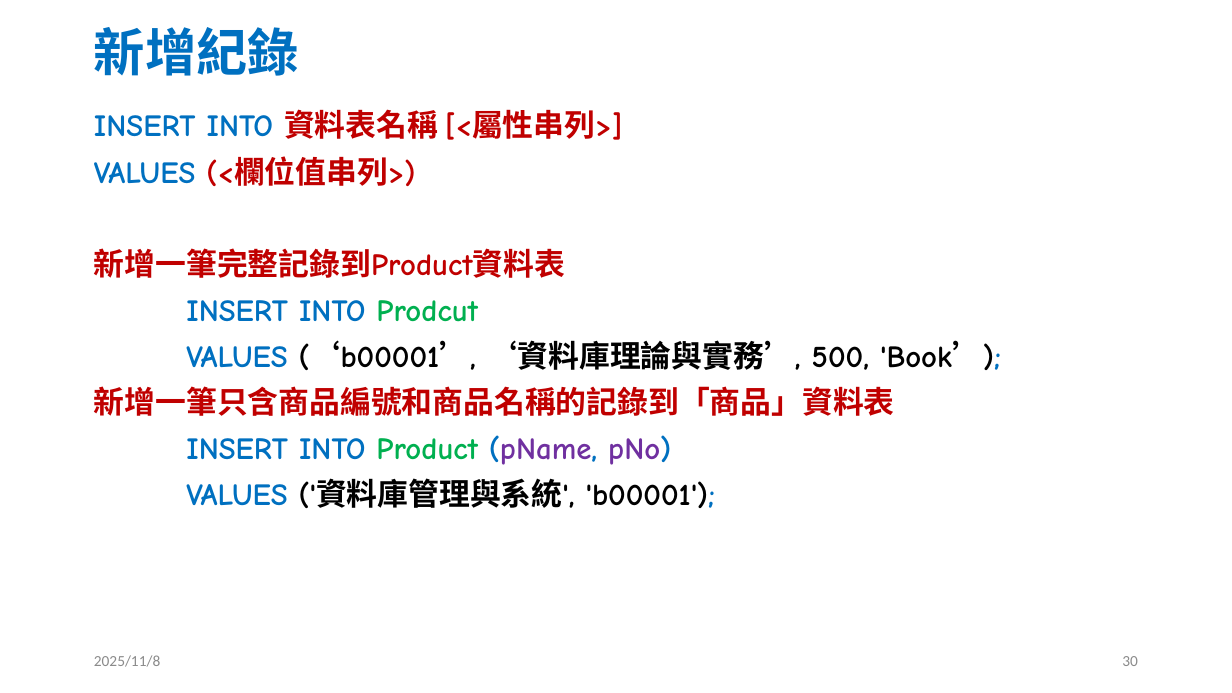
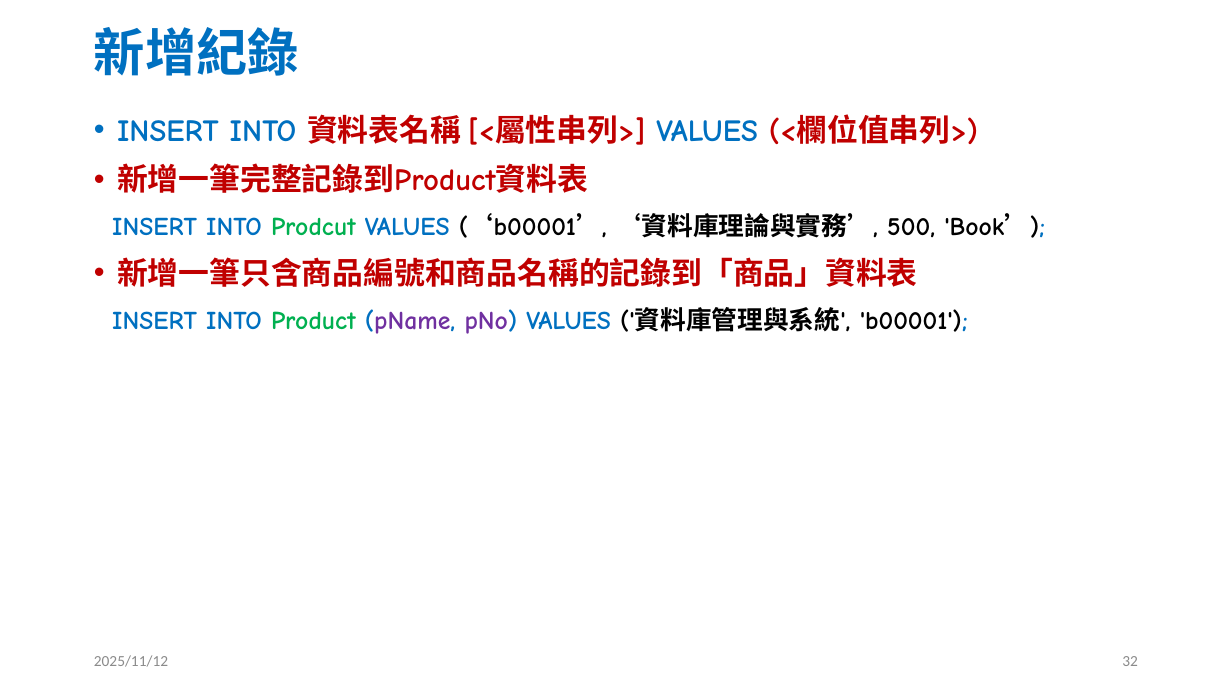
Before and after one commit to jc7qx/2025DB, a slide deck: slide 32 of slides/w10SQL1.pptx (slide 30 before the commit). Drawn at 1232x693 pixels with LibreOffice and Linux fonts; fonts in the diff are those of the drawing. Boxes give left, top, right and bottom in pixels: in the first picture for what was removed or moved away, otherwise in the second. Text is boxed around its words. In the diff, an @@ line names an element or a change of style, - is before the commit and + after.

```diff
--- a/slides/w10SQL1.pptx
+++ b/slides/w10SQL1.pptx
@@ text at [117, 114, 978, 145]: text changed @@
-INSERT INTO 資料表名稱 [<屬性串列>]
-VALUES (<欄位值串列>)
+• INSERT INTO 資料表名稱 [<屬性串列>] VALUES (<欄位值串列>)
@@ text at [117, 163, 918, 287]: bullet none to •; line spacing 0.9 to 1 @@
@@ text at [112, 213, 1045, 238]: text changed; size 24 to 20 pt @@
-INSERT INTO Prodcut
-VALUES (‘b00001’, ‘資料庫理論與實務’, 500, 'Book’);
+INSERT INTO Prodcut VALUES (‘b00001’, ‘資料庫理論與實務’, 500, 'Book’);
@@ text at [112, 307, 968, 334]: text changed; size 24 to 20 pt @@
-INSERT INTO Product (pName, pNo)
-VALUES ('資料庫管理與系統', 'b00001');
+INSERT INTO Product (pName, pNo) VALUES ('資料庫管理與系統', 'b00001');
@@ text at [94, 655, 168, 667]: text changed @@
-2025/11/8
+2025/11/12
@@ page number at [1122, 656, 1138, 666]: text changed @@
-30
+32
```
Also in this commit, not shown: 53 other slides changed, 3 slides added, 1 slide removed, 8 other files.
